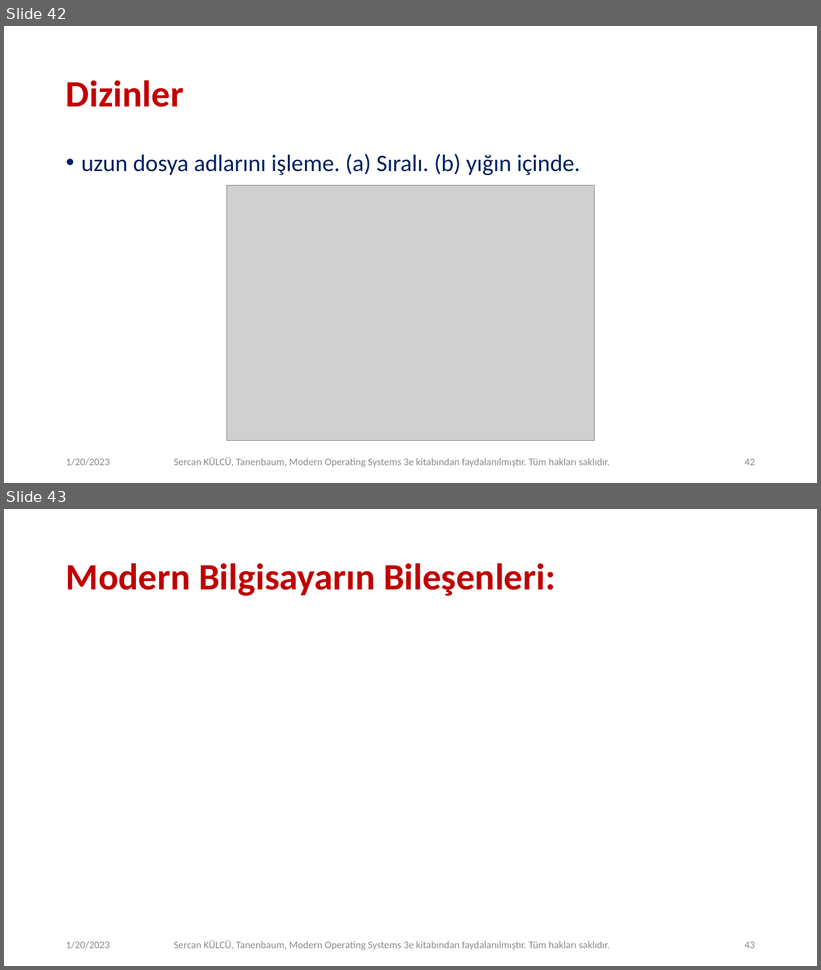
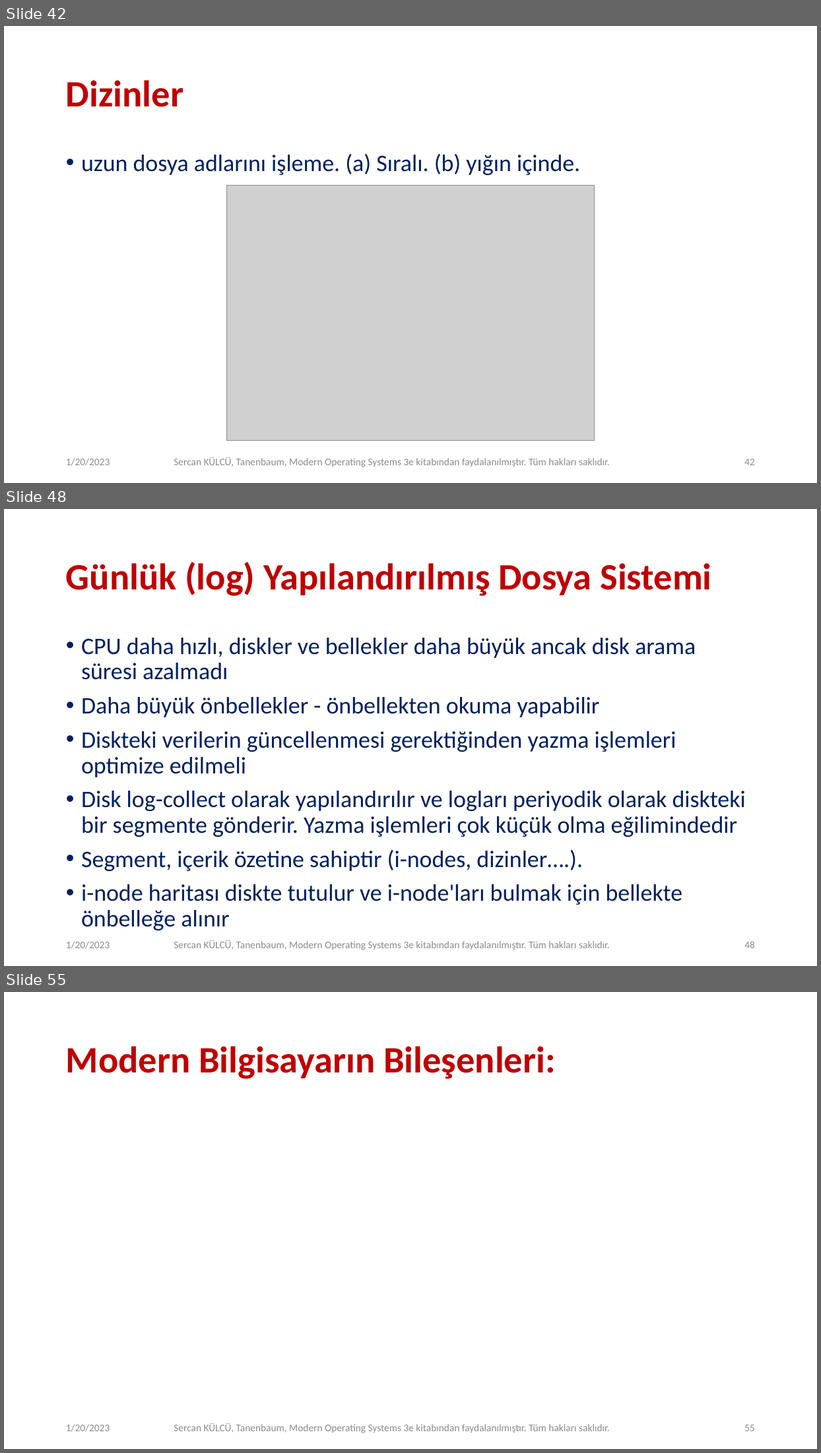
Before and after one commit to sercankulcu/sercankulcu.github.io, a slide deck: files/os/4_Bolum_4_Dosya.pptx. Shown one above the other, each under a label of ours: slides 42 and 43 before the commit, slides 42, 48 and 55 after it; the slides between them are not shown. The pictures are 821x970 and 821x1453 pixels, drawn with LibreOffice and Linux fonts; fonts in the diff are those of the drawing; grey boxes stand for pictures. Boxes give left, top, right and bottom in pixels: in the first picture for what was removed or moved away, otherwise in the second. Text is boxed around its words. In the diff, an @@ line names an element or a change of style, - is before the commit and + after.

```diff
--- a/files/os/4_Bolum_4_Dosya.pptx
+++ b/files/os/4_Bolum_4_Dosya.pptx
@@ slide 48 added at box(4, 509, 817, 966), background #FFFFFF @@
@@ title added at box(66, 562, 712, 596), 44 pt, text #C00000, bold @@
+Günlük (log) Yapılandırılmış Dosya Sistemi
@@ text added at box(81, 638, 746, 931), 28 pt, text #002060 @@
+• CPU daha hızlı, diskler ve bellekler daha büyük ancak disk arama süresi azalmadı
+• Daha büyük önbellekler - önbellekten okuma yapabilir
+• Diskteki verilerin güncellenmesi gerektiğinden yazma işlemleri optimize edilmeli
+• Disk log-collect olarak yapılandırılır ve logları periyodik olarak diskteki bir segmente gönderir. Yazma işlemleri çok küçük olma eğilimindedir
+• Segment, içerik özetine sahiptir (i-nodes, dizinler….).
+• i-node haritası diskte tutulur ve i-node'ları bulmak için bellekte önbelleğe alınır
@@ text added at box(66, 941, 110, 949), 12 pt, text #8C8C8C @@
+1/20/2023
@@ text added at box(174, 941, 610, 951), 12 pt, text #8C8C8C @@
+Sercan KÜLCÜ, Tanenbaum, Modern Operating Systems 3e kitabından faydalanılmıştır. Tüm hakları saklıdır.
@@ page number added at box(745, 941, 755, 949), 12 pt, text #8C8C8C @@
+48
@@ what was slide 43 is now slide 55 @@
@@ page number at box(745, 1425, 755, 1432): text changed @@
-43
+55
```
Also in this commit, not shown: 34 other slides added, 1 other file.
